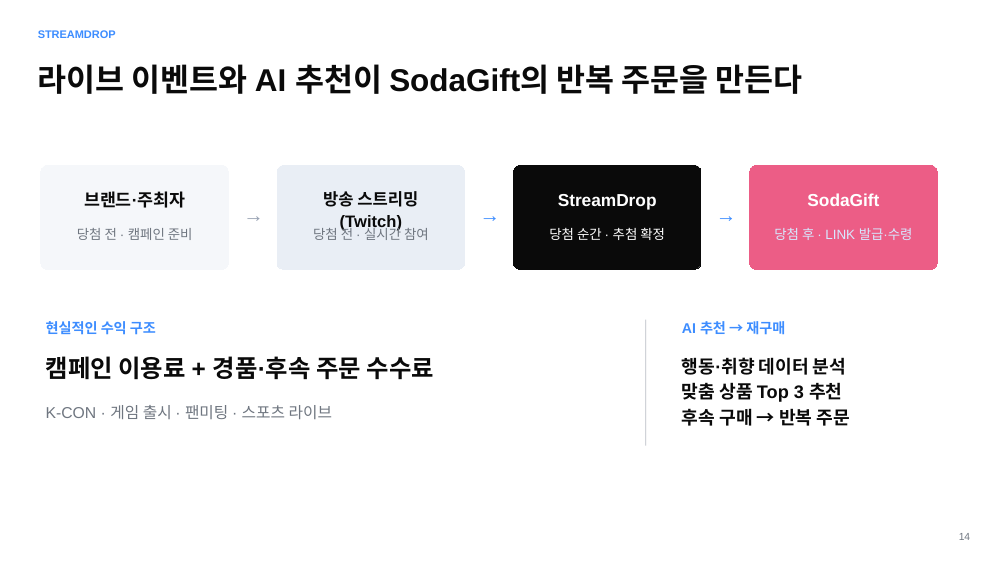
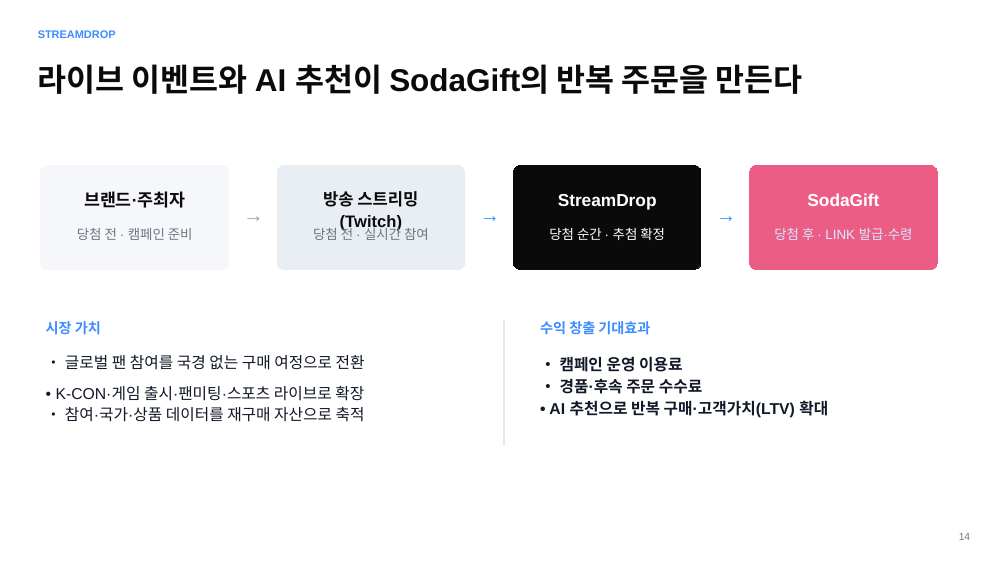
Before and after one commit to Changjae-LE/socal-k-group-hackathon, a slide deck: slide 14 of Demo/Presentation/StreamDrop_Twitch_해커톤_기획안_v4.pptx. Drawn at 1008x567 pixels with LibreOffice and Linux fonts; fonts in the diff are those of the drawing. Boxes give left, top, right and bottom in pixels: in the first picture for what was removed or moved away, otherwise in the second. Text is boxed around its words. In the diff, an @@ line names an element or a change of style, - is before the commit and + after.

Commit message:
docs: clarify market value and revenue impact

```diff
--- a/Demo/Presentation/StreamDrop_Twitch_해커톤_기획안_v4.pptx
+++ b/Demo/Presentation/StreamDrop_Twitch_해커톤_기획안_v4.pptx
@@ text at box(46, 321, 101, 335): text changed @@
-현실적인 수익 구조
+시장 가치
@@ line moved from (646, 320) - (646, 446) to (504, 320) - (504, 446) @@
@@ text at box(540, 321, 650, 335): text changed @@
-AI 추천 → 재구매
+수익 창출 기대효과
@@ text at box(65, 355, 365, 370): text changed; size 23.2 to 15 pt; text colour #0A0A0A to #111827; bold off @@
-캠페인 이용료 + 경품·후속 주문 수수료
+• 글로벌 팬 참여를 국경 없는 구매 여정으로 전환
@@ text at box(549, 356, 828, 418): text changed; size 17.2 to 15 pt; text colour #0A0A0A to #111827 @@
-행동·취향 데이터 분석
-맞춤 상품 Top 3 추천
-후속 구매 → 반복 주문
+• 캠페인 운영 이용료
+• 경품·후속 주문 수수료
+• AI 추천으로 반복 구매·고객가치(LTV) 확대
@@ text at box(56, 386, 365, 422): text changed; text colour #6F7680 to #111827 @@
-K-CON · 게임 출시 · 팬미팅 · 스포츠 라이브
+• K-CON·게임 출시·팬미팅·스포츠 라이브로 확장
+• 참여·국가·상품 데이터를 재구매 자산으로 축적
```
